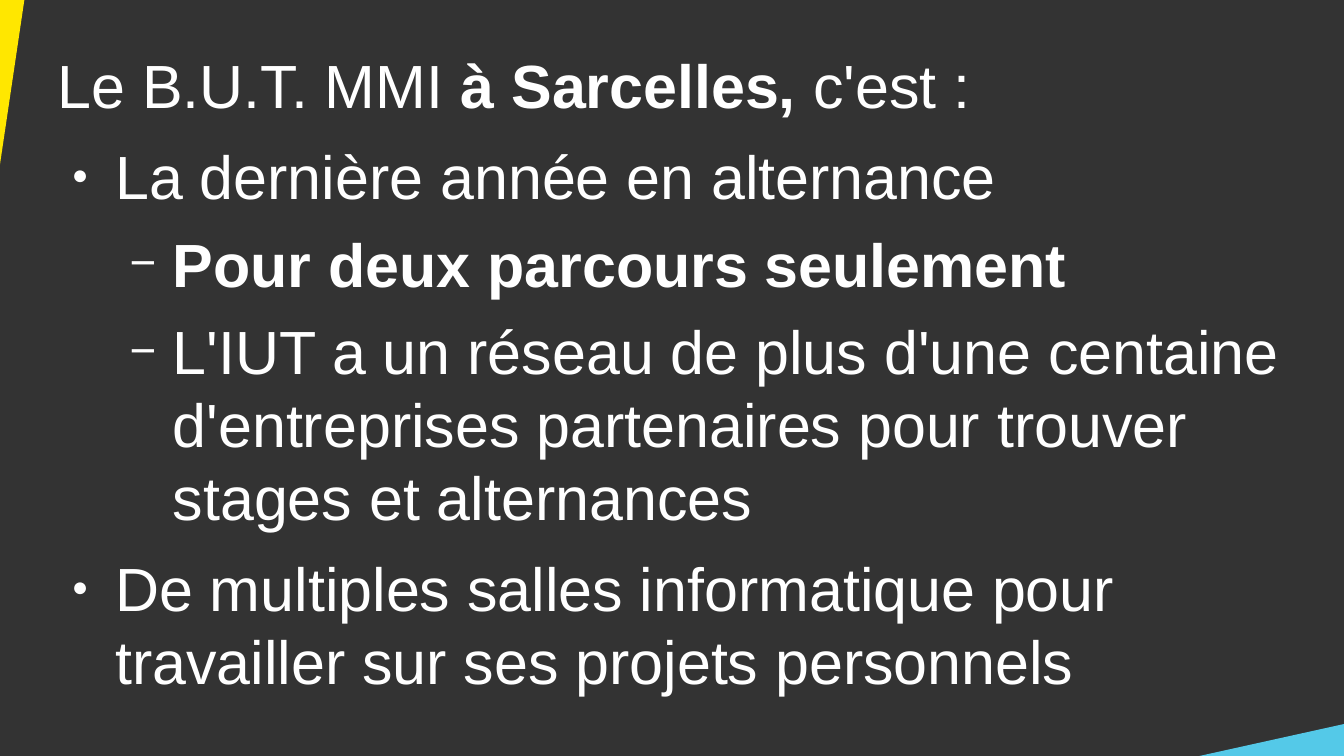
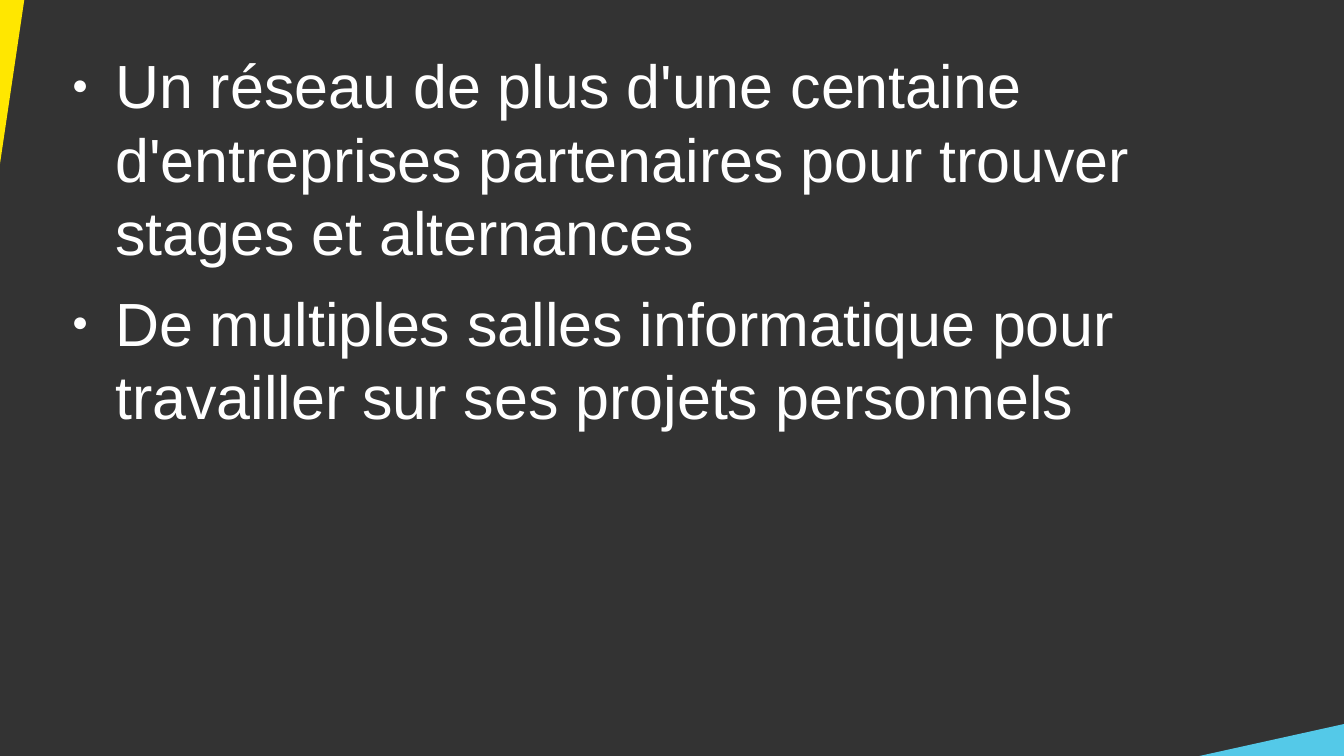
Before and after one commit to DanYellow/cours, a slide deck: slide 26 of presentation-formation-mmi/presentation.odp (slide 25 before the commit). Drawn at 1344x756 pixels with LibreOffice and Linux fonts; fonts in the diff are those of the drawing. Boxes give left, top, right and bottom in pixels: in the first picture for what was removed or moved away, otherwise in the second. Text is boxed around its words. In the diff, an @@ line names an element or a change of style, - is before the commit and + after.

```diff
--- a/presentation-formation-mmi/presentation.odp
+++ b/presentation-formation-mmi/presentation.odp
@@ text at (115,63,1130,266): text changed @@
-Le B.U.T. MMI à Sarcelles, c'est :
-● La dernière année en alternance
-  − Pour deux parcours seulement
-  − L'IUT a un réseau de plus d'une centaine d'entreprises partenaires pour trouver stages et alternances
+● Un réseau de plus d'une centaine d'entreprises partenaires pour trouver stages et alternances
```
Also in this commit, not shown: 14 other slides changed, 1 slide added, 6 other files.
